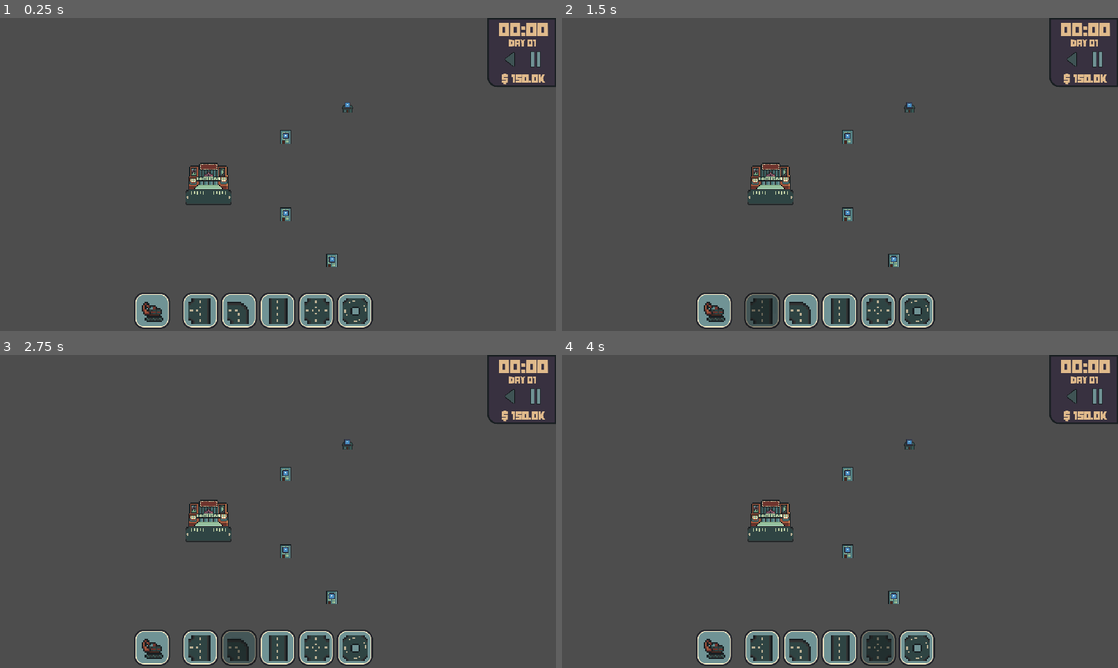
Above: before the commit, frames 1-4 (two rows, left to right).
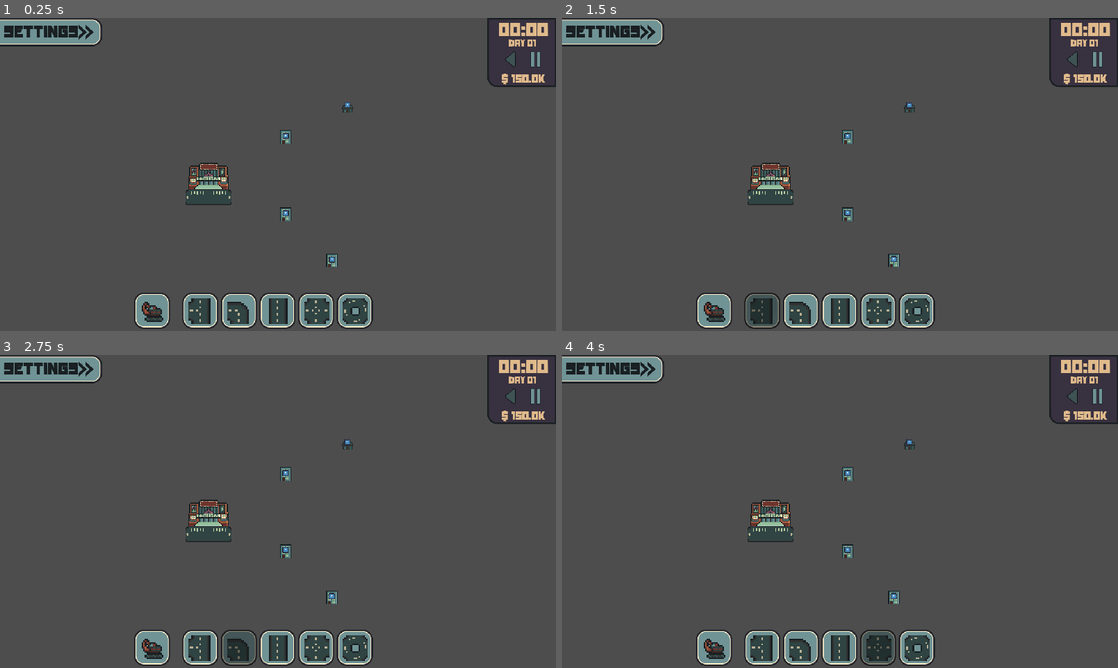
Above: after the commit, the same moments.

Repository: StixxyTape/Easy-Roads
Game: Godot game, scene res://Scenes/main.tscn
Two runs of this game, one before a commit and one after it. Both use one fixed random seed, a clock stepped at 60 frames per second and the inputs below. The engine's default icon, where the game draws it, is replaced by a stand-in: a white triangle on a blue panel in a dark square.
Inputs (mouse positions are in pixels of both pictures, inside the frame that each line leads up to):
- Up to frame 1 (0.25 s): no input
- Up to frame 2 (1.5 s): click (712, 312) at 0.5 s; click (762, 312) at 1.25 s
- Up to frame 3 (2.75 s): click (239, 649) at 2 s
- Up to frame 4 (4 s): click (840, 649) at 2.75 s; click (878, 649) at 3.5 s

The runs differ from the first frame. In frame 1, 1.6% of the frame differs, in the area x 0-93%, y 0-16%; in frame 2, 1.6%; in frame 3, 1.6%; in frame 4, 1.6%.

Commit message:
Added Settings UI

Diff:
--- a/Connection Maker 2/Scenes/ui.tscn
+++ b/Connection Maker 2/Scenes/ui.tscn
@@ -45,6 +45,14 @@
 [sub_resource type="AtlasTexture" id="AtlasTexture_gl1lj"]
 atlas = ExtResource("1_bl377")
 region = Rect2(592, 128, 40, 40)
+
+[sub_resource type="AtlasTexture" id="AtlasTexture_877bm"]
+atlas = ExtResource("1_bl377")
+region = Rect2(1, 243, 516, 310)
+
+[sub_resource type="AtlasTexture" id="AtlasTexture_k33yv"]
+atlas = ExtResource("1_bl377")
+region = Rect2(552, 240, 80, 80)
 
 [node name="UI" type="CanvasLayer"]
 
@@ -315,13 +323,13 @@
 anchor_top = 0.5
 anchor_right = 0.5
 anchor_bottom = 0.5
-offset_left = -52.0
-offset_top = -8.0
-offset_right = -12.0
-offset_bottom = 40.0
-grow_horizontal = 2
-grow_vertical = 2
-scale = Vector2(1.3, 1.3)
+offset_left = -52.25
+offset_top = -9.5
+offset_right = -12.25
+offset_bottom = 38.5
+grow_horizontal = 2
+grow_vertical = 2
+scale = Vector2(1.35, 1.35)
 texture_normal = SubResource("AtlasTexture_yor5i")
 script = ExtResource("5_tu65w")
 action = "play"
@@ -343,3 +351,116 @@
 texture_normal = SubResource("AtlasTexture_gl1lj")
 script = ExtResource("5_tu65w")
 action = "stop"
+
+[node name="Settings" type="TextureRect" parent="."]
+offset_left = -201.0
+offset_right = 315.0
+offset_bottom = 310.0
+scale = Vector2(0.8, 0.8)
+texture = SubResource("AtlasTexture_877bm")
+flip_h = true
+
+[node name="SettingsButton" type="Button" parent="Settings"]
+layout_mode = 0
+offset_left = 1.0
+offset_right = 516.0
+offset_bottom = 72.0
+focus_mode = 0
+theme_override_colors/font_color = Color(0.0980392, 0.121569, 0.133333, 1)
+theme_override_colors/font_pressed_color = Color(0.0588235, 0.0745098, 0.0862745, 1)
+theme_override_colors/font_hover_color = Color(0.137255, 0.164706, 0.176471, 1)
+theme_override_colors/font_focus_color = Color(0.0980392, 0.121569, 0.133333, 1)
+theme_override_colors/font_hover_pressed_color = Color(0.0980392, 0.121569, 0.133333, 1)
+theme_override_colors/font_disabled_color = Color(0.0980392, 0.121569, 0.133333, 1)
+theme_override_fonts/font = ExtResource("4_e55im")
+theme_override_font_sizes/font_size = 45
+text = "                  Settings"
+flat = true
+
+[node name="Music" type="Label" parent="Settings"]
+layout_mode = 0
+offset_left = 57.5
+offset_top = 85.0
+offset_right = 161.5
+offset_bottom = 131.0
+theme_override_colors/font_color = Color(0.0980392, 0.121569, 0.133333, 1)
+theme_override_fonts/font = ExtResource("4_e55im")
+theme_override_font_sizes/font_size = 40
+text = "Music"
+horizontal_alignment = 1
+
+[node name="MusicButton" type="TextureButton" parent="Settings/Music"]
+layout_mode = 1
+anchors_preset = 5
+anchor_left = 0.5
+anchor_right = 0.5
+offset_left = -40.0
+offset_top = 30.0
+offset_right = 40.0
+offset_bottom = 110.0
+grow_horizontal = 2
+texture_normal = SubResource("AtlasTexture_k33yv")
+
+[node name="Label" type="Label" parent="Settings/Music/MusicButton"]
+layout_mode = 1
+anchors_preset = 8
+anchor_left = 0.5
+anchor_top = 0.5
+anchor_right = 0.5
+anchor_bottom = 0.5
+offset_left = -20.5
+offset_top = -15.0
+offset_right = 20.5
+offset_bottom = 15.0
+grow_horizontal = 2
+grow_vertical = 2
+theme_override_colors/font_color = Color(0.0980392, 0.121569, 0.133333, 1)
+theme_override_fonts/font = ExtResource("4_e55im")
+theme_override_font_sizes/font_size = 25
+text = "On"
+horizontal_alignment = 1
+vertical_alignment = 1
+
+[node name="Audio" type="Label" parent="Settings"]
+layout_mode = 0
+offset_left = 58.75
+offset_top = 201.25
+offset_right = 162.75
+offset_bottom = 247.25
+theme_override_colors/font_color = Color(0.0980392, 0.121569, 0.133333, 1)
+theme_override_fonts/font = ExtResource("4_e55im")
+theme_override_font_sizes/font_size = 40
+text = "Audio"
+horizontal_alignment = 1
+
+[node name="AudioButton" type="TextureButton" parent="Settings/Audio"]
+layout_mode = 1
+anchors_preset = 5
+anchor_left = 0.5
+anchor_right = 0.5
+offset_left = -40.0
+offset_top = 30.0
+offset_right = 40.0
+offset_bottom = 110.0
+grow_horizontal = 2
+texture_normal = SubResource("AtlasTexture_k33yv")
+
+[node name="Label" type="Label" parent="Settings/Audio/AudioButton"]
+layout_mode = 1
+anchors_preset = 8
+anchor_left = 0.5
+anchor_top = 0.5
+anchor_right = 0.5
+anchor_bottom = 0.5
+offset_left = -20.5
+offset_top = -15.0
+offset_right = 20.5
+offset_bottom = 15.0
+grow_horizontal = 2
+grow_vertical = 2
+theme_override_colors/font_color = Color(0.0980392, 0.121569, 0.133333, 1)
+theme_override_fonts/font = ExtResource("4_e55im")
+theme_override_font_sizes/font_size = 25
+text = "On"
+horizontal_alignment = 1
+vertical_alignment = 1
--- a/Connection Maker 2/Scripts/TimeButton.gd
+++ b/Connection Maker 2/Scripts/TimeButton.gd
@@ -1,8 +1,11 @@
 extends TextureButton
 
 @export var action : String
+var currentScale = get_scale()
 
 func _ready():
+	self.mouse_entered.connect(_on_button_hovered)
+	self.mouse_exited.connect(_on_button_exit)
 	self.pressed.connect(_on_button_press)
 
 func _process(_delta):
@@ -11,6 +14,15 @@
 	else:
 		modulate = Color("fff")
 
+func _on_button_hovered():
+	if Global.time != action:
+		set_scale(currentScale + Vector2(0.1, 0.1))
+
+func _on_button_exit():
+	if Global.time != action:
+		set_scale(currentScale)
+
 func _on_button_press():
 	modulate = Color("8f8f8f")
+	set_scale(currentScale)
 	Global.time = action
Binary file changed: Connection Maker 2/Art/UI/UI.png
Not shown: 1 places in Connection Maker 2/Scenes/ui.tscn that only renumber resources
